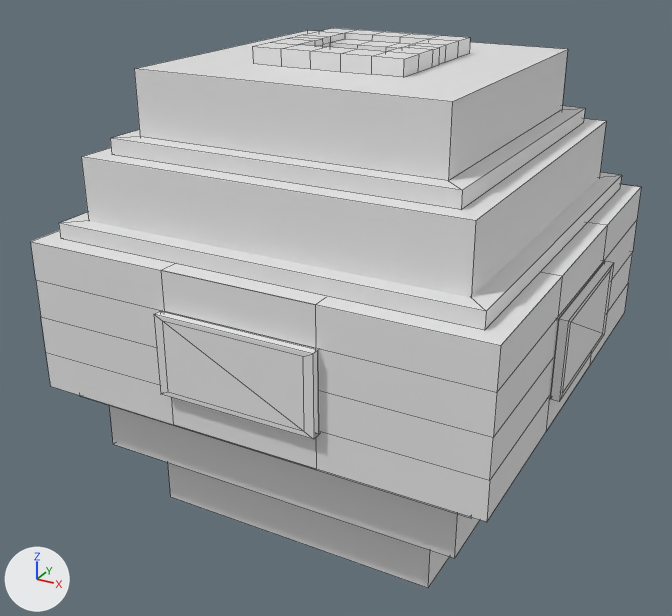
An edit to the Blender file Assets/Resources/Prefabs/blenderassets/hiveclean.blend, drawn before and after from the same camera.
Camera for both pictures: a camera (50 mm lens) standing at (1.087, -2.123, 1.964) and looking at (-0.044, -0.066, 0.936). The lights are fixed; the arrows at lower left show +X, +Y and +Z. Mesh edges are drawn as thin lines.

The older version as bpy lines, for what is in view:
```python
ob_cover_002 = bpy.data.objects.new('cover.002', me_cube_054)
ob_cover_002.parent = ob_hive
ob_cover_002.location = (0.0, 0.0, 1.0)
ob_cover_002.rotation_euler = (-1.571, 3.142, 7.854)  # degrees (-90, 180, 90)
ob_cover_002.scale = (0.208, 0.103, 0.0106)
ob_hive = bpy.data.objects.new('hive', me_cube_004)
ob_hive.location = (0.0, 0.0, 1.0)
ob_hive.scale = (0.6, 0.6, 0.2)
ob_pillar_002 = bpy.data.objects.new('Pillar.002', me_cube_035)
ob_pillar_002.parent = ob_pillargroup
ob_pillar_002.location = (0.0, 0.0, 1.0)
ob_pillar_002.rotation_euler = (0.0, 0.0, -3.142)  # degrees (0, 0, -180)
ob_pillar_002.scale = (-0.0528, -0.0528, -0.0075)
ob_pillar_004 = bpy.data.objects.new('Pillar.004', me_cube_036)
ob_pillar_004.parent = ob_pillargroup
ob_pillar_004.location = (0.0, 0.0, 1.0)
ob_pillar_004.rotation_euler = (0.0, 0.0, -3.142)  # degrees (0, 0, -180)
ob_pillar_004.scale = (-0.0528, -0.0528, -0.0075)
ob_pillar_005 = bpy.data.objects.new('Pillar.005', me_cube_038)
ob_pillar_005.parent = ob_pillargroup_001
ob_pillar_005.location = (0.0, 0.0, 1.0)
ob_pillar_005.rotation_euler = (0.0, 0.0, -3.142)  # degrees (0, 0, -180)
ob_pillar_005.scale = (-0.0528, -0.0528, -0.0075)
ob_pillar_006 = bpy.data.objects.new('Pillar.006', me_cube_039)
ob_pillar_006.parent = ob_pillargroup_001
ob_pillar_006.location = (0.0, 0.0, 1.0)
ob_pillar_006.rotation_euler = (0.0, 0.0, -3.142)  # degrees (0, 0, -180)
ob_pillar_006.scale = (-0.0528, -0.0528, -0.0075)
ob_pillar_007 = bpy.data.objects.new('Pillar.007', me_cube_040)
ob_pillar_007.parent = ob_pillargroup_001
ob_pillar_007.location = (0.0, 0.0, 1.0)
ob_pillar_007.rotation_euler = (0.0, 0.0, -3.142)  # degrees (0, 0, -180)
ob_pillar_007.scale = (-0.0528, -0.0528, -0.0075)
ob_pillar_009 = bpy.data.objects.new('Pillar.009', me_cube_043)
ob_pillar_009.parent = ob_pillargroup_002
ob_pillar_009.location = (0.0, 0.0, 1.0)
ob_pillar_009.rotation_euler = (0.0, 0.0, -3.142)  # degrees (0, 0, -180)
ob_pillar_009.scale = (-0.0528, -0.0528, -0.0075)
ob_pillar_010 = bpy.data.objects.new('Pillar.010', me_cube_044)
ob_pillar_010.parent = ob_pillargroup_002
ob_pillar_010.location = (0.0, 0.0, 1.0)
ob_pillar_010.rotation_euler = (0.0, 0.0, -3.142)  # degrees (0, 0, -180)
ob_pillar_010.scale = (-0.0528, -0.0528, -0.0075)
# also in view: 'ring.004' at (0.0, 0.0, 1.22); 'Cube.005' at (0.0, 0.0, 1.5); 'Cube.002' at (0.0, 0.0, 0.7); 'ring.003' at (0.0, 0.0, 1.42); 'Cube.006' at (0.0, 0.0, 1.3)
```
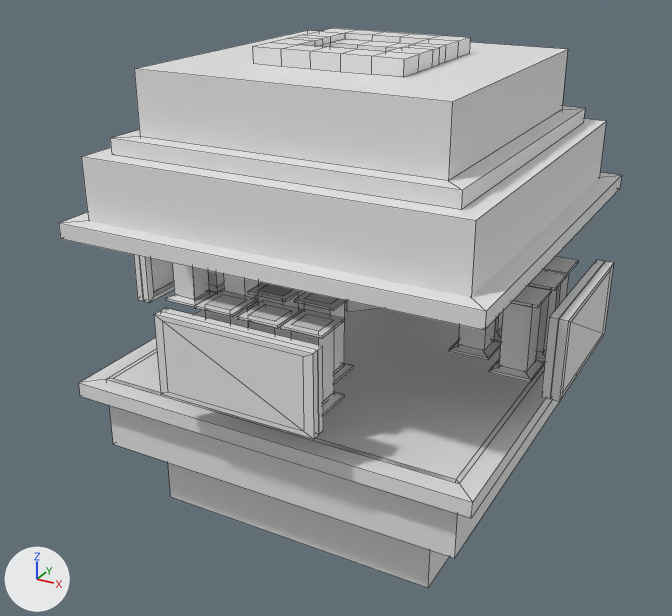
Diff of the bpy script that builds the scene:
```diff
--- a/Assets/Resources/Prefabs/blenderassets/hiveclean.blend.py
+++ b/Assets/Resources/Prefabs/blenderassets/hiveclean.blend.py
@@ ob_hive @@
 ob_hive.scale = (0.6, 0.6, 0.2)
+ob_hive.hide_set(True)
@@ ob_pillar_002 @@
 ob_pillar_002.parent = ob_pillargroup
-ob_pillar_002.matrix_parent_inverse = Matrix(((18.95, 0.0, 0.0, 0.0), (0.0, 18.95, 0.0, 0.0), (0.0, 0.0, -133.4, 133.4), (0.0, 0.0, 0.0, 1.0)))
 ob_pillar_002.location = (0.0, 0.0, 1.0)
@@ ob_pillar_004 @@
 ob_pillar_004.parent = ob_pillargroup
-ob_pillar_004.matrix_parent_inverse = Matrix(((18.95, 0.0, 0.0, 0.0), (0.0, 18.95, 0.0, 0.0), (0.0, 0.0, -133.4, 133.4), (0.0, 0.0, 0.0, 1.0)))
 ob_pillar_004.location = (0.0, 0.0, 1.0)
@@ ob_pillar_005 @@
 ob_pillar_005.parent = ob_pillargroup_001
-ob_pillar_005.matrix_parent_inverse = Matrix(((18.95, 0.0, 0.0, 0.0), (0.0, 18.95, 0.0, 0.0), (0.0, 0.0, -133.4, 133.4), (0.0, 0.0, 0.0, 1.0)))
 ob_pillar_005.location = (0.0, 0.0, 1.0)
@@ ob_pillar_006 @@
 ob_pillar_006.parent = ob_pillargroup_001
-ob_pillar_006.matrix_parent_inverse = Matrix(((18.95, 0.0, 0.0, 0.0), (0.0, 18.95, 0.0, 0.0), (0.0, 0.0, -133.4, 133.4), (0.0, 0.0, 0.0, 1.0)))
 ob_pillar_006.location = (0.0, 0.0, 1.0)
@@ ob_pillar_007 @@
 ob_pillar_007.parent = ob_pillargroup_001
-ob_pillar_007.matrix_parent_inverse = Matrix(((18.95, 0.0, 0.0, 0.0), (0.0, 18.95, 0.0, 0.0), (0.0, 0.0, -133.4, 133.4), (0.0, 0.0, 0.0, 1.0)))
 ob_pillar_007.location = (0.0, 0.0, 1.0)
@@ ob_pillar_009 @@
 ob_pillar_009.parent = ob_pillargroup_002
-ob_pillar_009.matrix_parent_inverse = Matrix(((18.95, 0.0, 0.0, 0.0), (0.0, 18.95, 0.0, 0.0), (0.0, 0.0, -133.4, 133.4), (0.0, 0.0, 0.0, 1.0)))
 ob_pillar_009.location = (0.0, 0.0, 1.0)
@@ ob_pillar_010 @@
 ob_pillar_010.parent = ob_pillargroup_002
-ob_pillar_010.matrix_parent_inverse = Matrix(((18.95, 0.0, 0.0, 0.0), (0.0, 18.95, 0.0, 0.0), (0.0, 0.0, -133.4, 133.4), (0.0, 0.0, 0.0, 1.0)))
 ob_pillar_010.location = (0.0, 0.0, 1.0)
@@ ob_pillar_011 @@
 ob_pillar_011.parent = ob_pillargroup_002
-ob_pillar_011.matrix_parent_inverse = Matrix(((18.95, 0.0, 0.0, 0.0), (0.0, 18.95, 0.0, 0.0), (0.0, 0.0, -133.4, 133.4), (0.0, 0.0, 0.0, 1.0)))
 ob_pillar_011.location = (0.0, 0.0, 1.0)
@@ ob_pillar_012 @@
 ob_pillar_012.parent = ob_pillargroup_002
-ob_pillar_012.matrix_parent_inverse = Matrix(((18.95, 0.0, 0.0, 0.0), (0.0, 18.95, 0.0, 0.0), (0.0, 0.0, -133.4, 133.4), (0.0, 0.0, 0.0, 1.0)))
 ob_pillar_012.location = (0.0, 0.0, 1.0)
@@ ob_pillar_016 @@
 ob_pillar_016.parent = ob_pillargroup_003
-ob_pillar_016.matrix_parent_inverse = Matrix(((18.95, 0.0, 0.0, 0.0), (0.0, 18.95, 0.0, 0.0), (0.0, 0.0, -133.4, 133.4), (0.0, 0.0, 0.0, 1.0)))
 ob_pillar_016.location = (0.0, 0.0, 1.0)
```

Pixel boxes (x1, y1, x2, y2) of what changed, in the pictures (672 x 616 px):
'hive', hidden
    before: (31, 184, 641, 522)
'Pillar.009', moved (not visible before)
    after: (489, 286, 551, 382)
'Pillar.016', moved (not visible before)
    after: (294, 292, 354, 384)
'Pillar.007', moved (not visible before)
    after: (238, 301, 302, 338)
'Pillar.005', moved (not visible before)
    after: (194, 290, 258, 328)
'Pillar.011', moved (not visible before)
    after: (527, 270, 567, 362)
'Pillar.010', moved (not visible before)
    after: (449, 320, 500, 360)
'Pillar.006', moved (not visible before)
    after: (248, 283, 301, 308)
'Pillar.004', moved (not visible before)
    after: (224, 274, 258, 310)
'Pillar.002', moved (not visible before)
    after: (208, 271, 224, 292)
'Pillar.012', moved (not visible before)
    after: (494, 312, 503, 341)
'Cube.002', unchanged, uncovered by the edit
    before: (109, 405, 480, 558)
    after: (108, 291, 568, 558)
'ring.002', unchanged, uncovered by the edit
    before: (81, 396, 472, 518)
    after: (79, 310, 552, 518)
'PillarGroup.001', unchanged, uncovered by the edit
    after: (280, 309, 345, 415)
